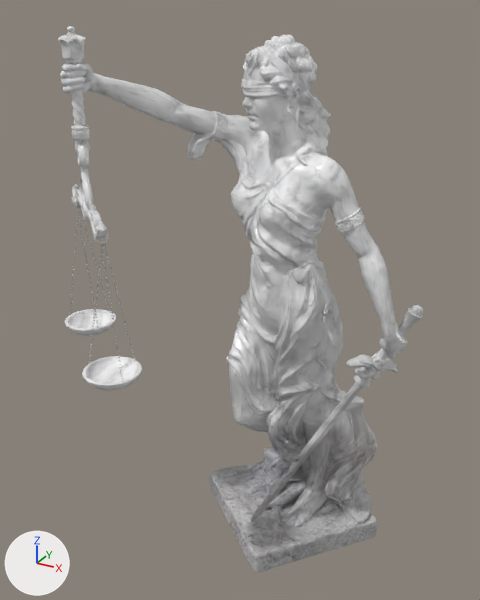
Renders of the glTF model sites/aguiar-monteiro/modelo/justica.glb from each side of a commit.
Rendered twice from a 50 mm lens placed at (0.448, -1.377, 0.629), pointed at (-0.23, -0.144, 0.012). Arrows for +X, +Y and +Z are at lower left; the lights stay in place. The picture after the commit comes second. Where no turn or scale is listed for an object, it has been applied to the vertices.
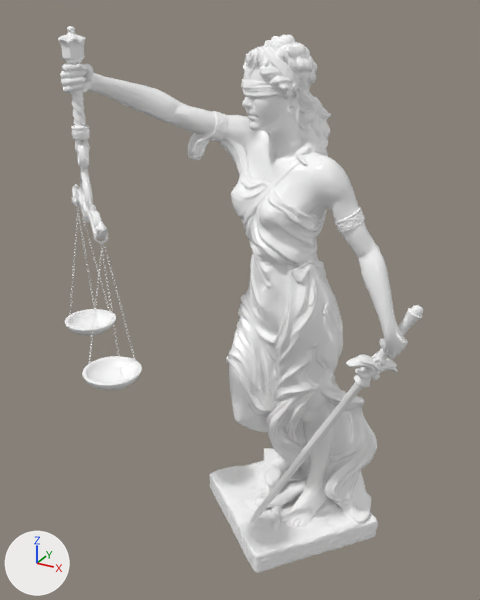
The change, as a diff of the scene's bpy script:
```diff
--- a/sites/aguiar-monteiro/modelo/justica.glb.py
+++ b/sites/aguiar-monteiro/modelo/justica.glb.py
@@ mat_material @@
 n0 = _N.new('ShaderNodeBsdfPrincipled'); n0.name = 'Principled BSDF'
+n0.inputs[0].default_value = (1.0, 1.0, 1.0, 1.0)  # 'Base Color', white #ffffff
 n0.inputs[2].default_value = 0.25  # 'Roughness'
 n1 = _N.new('ShaderNodeOutputMaterial'); n1.name = 'Material Output'
-n2 = _N.new('ShaderNodeVertexColor'); n2.name = 'Color Attribute'
 _L.new(n0.outputs[0], n1.inputs[0])  # 'BSDF' to 'Surface'
-_L.new(n2.outputs[0], n0.inputs[0])  # 'Color' to 'Base Color'
```

Pixel boxes (x1, y1, x2, y2) of what changed, in the pictures (480 x 600 px):
'Object', recoloured: (58, 26, 423, 573) in both
